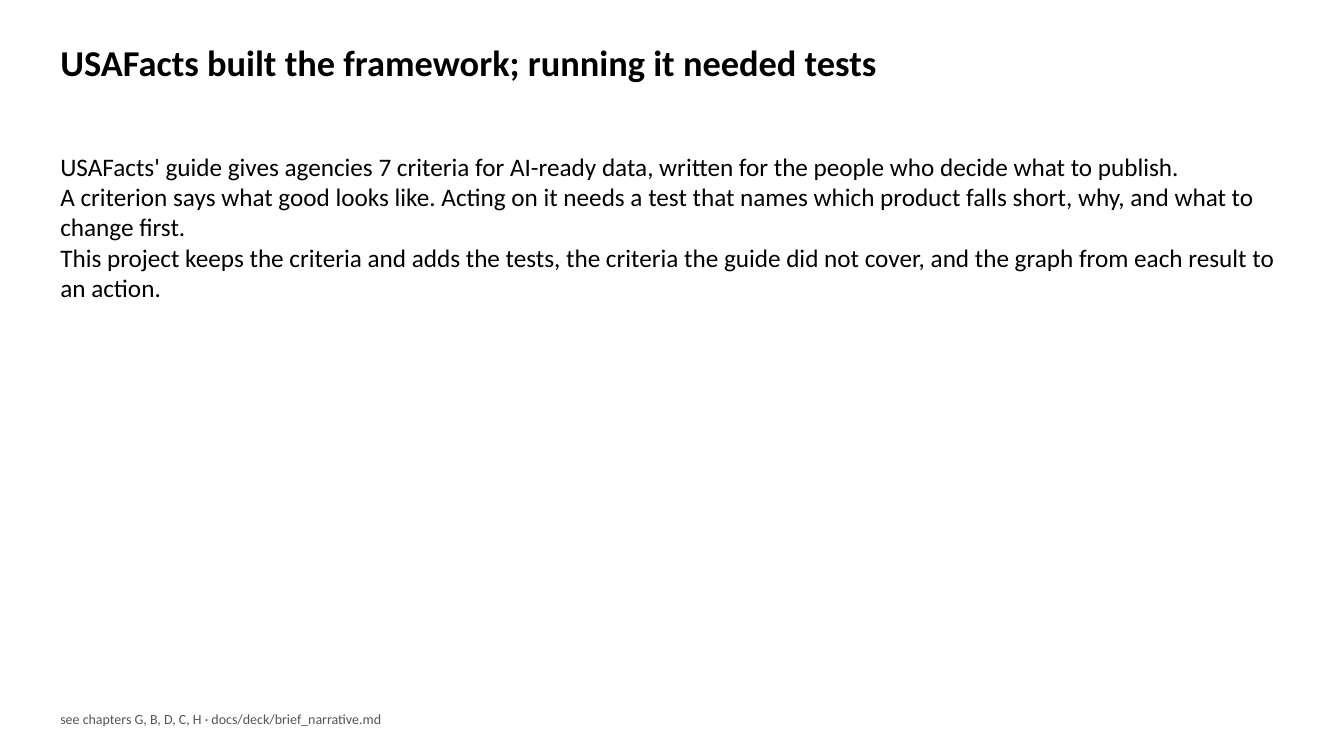
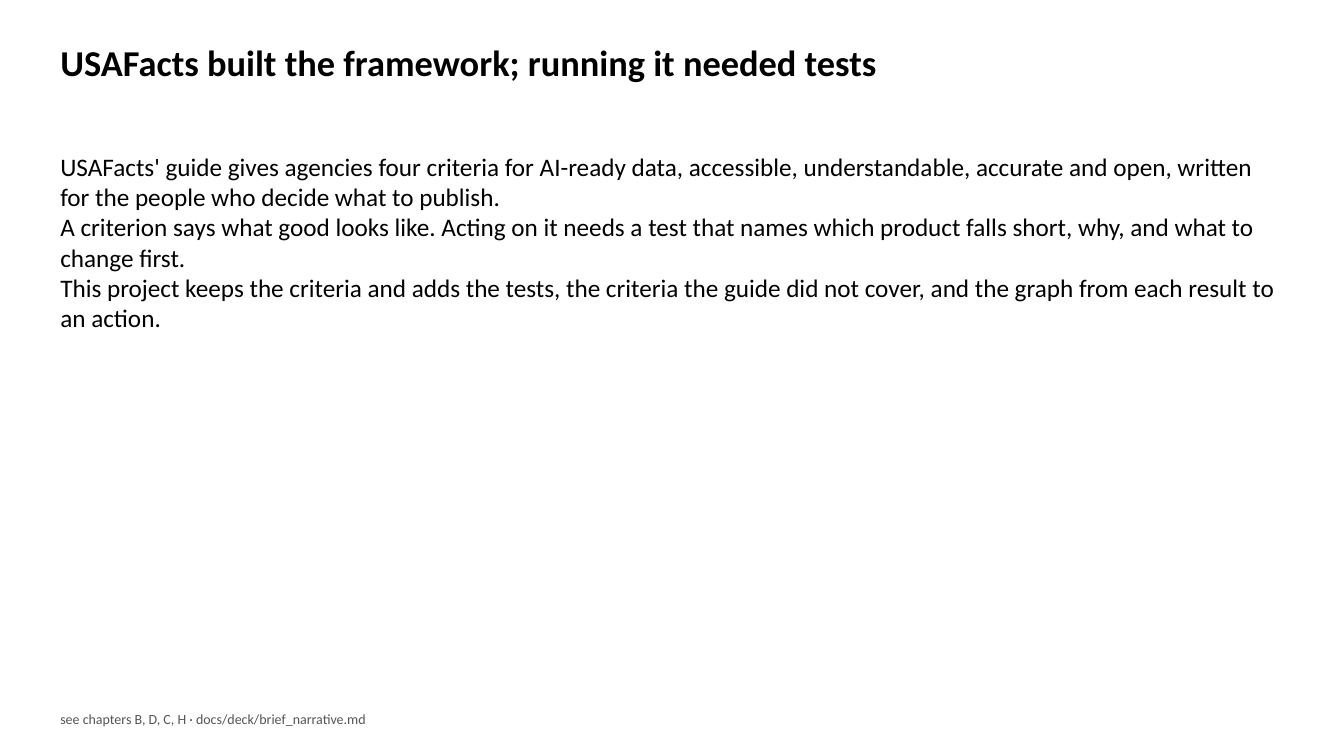
Before and after one commit to brockwebb/ai-readiness-kg, a slide deck: slide 3 of docs/deck/brief_deck.pptx. Drawn at 1344x756 pixels with LibreOffice and Linux fonts; fonts in the diff are those of the drawing. Boxes give left, top, right and bottom in pixels: in the first picture for what was removed or moved away, otherwise in the second. Text is boxed around its words. In the diff, an @@ line names an element or a change of style, - is before the commit and + after.

```diff
--- a/docs/deck/brief_deck.pptx
+++ b/docs/deck/brief_deck.pptx
@@ text at (x1=60, y1=158, x2=1251, y2=210): text changed @@
-USAFacts' guide gives agencies 7 criteria for AI-ready data, written for the people who decide what to publish.
+USAFacts' guide gives agencies four criteria for AI-ready data, accessible, understandable, accurate and open, written for the people who decide what to publish.
@@ text at (x1=60, y1=714, x2=366, y2=726): text changed @@
-see chapters G, B, D, C, H · docs/deck/brief_narrative.md
+see chapters B, D, C, H · docs/deck/brief_narrative.md
```
Also in this commit, not shown: 4 other slides changed, 5 other files.
